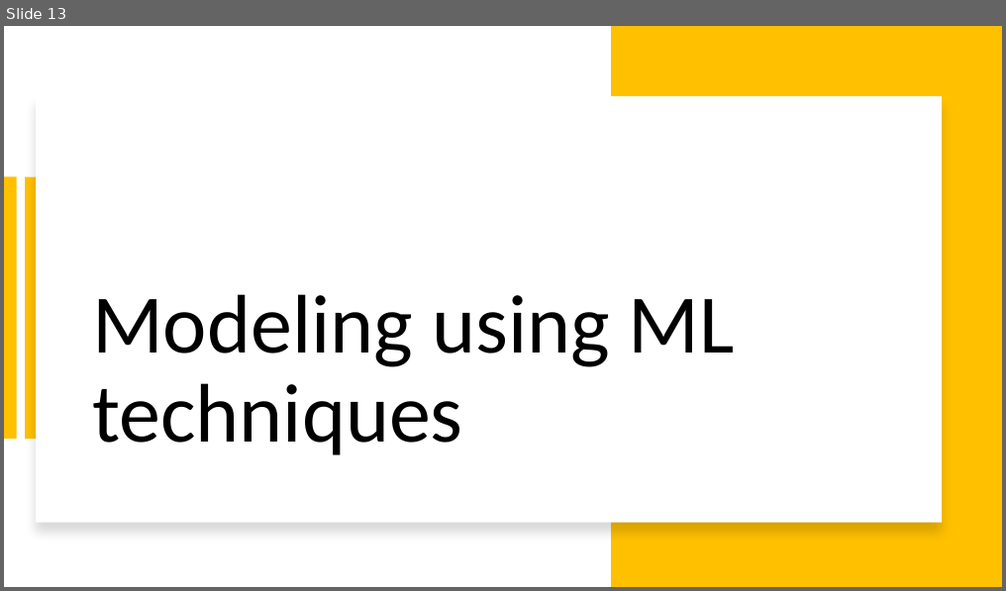
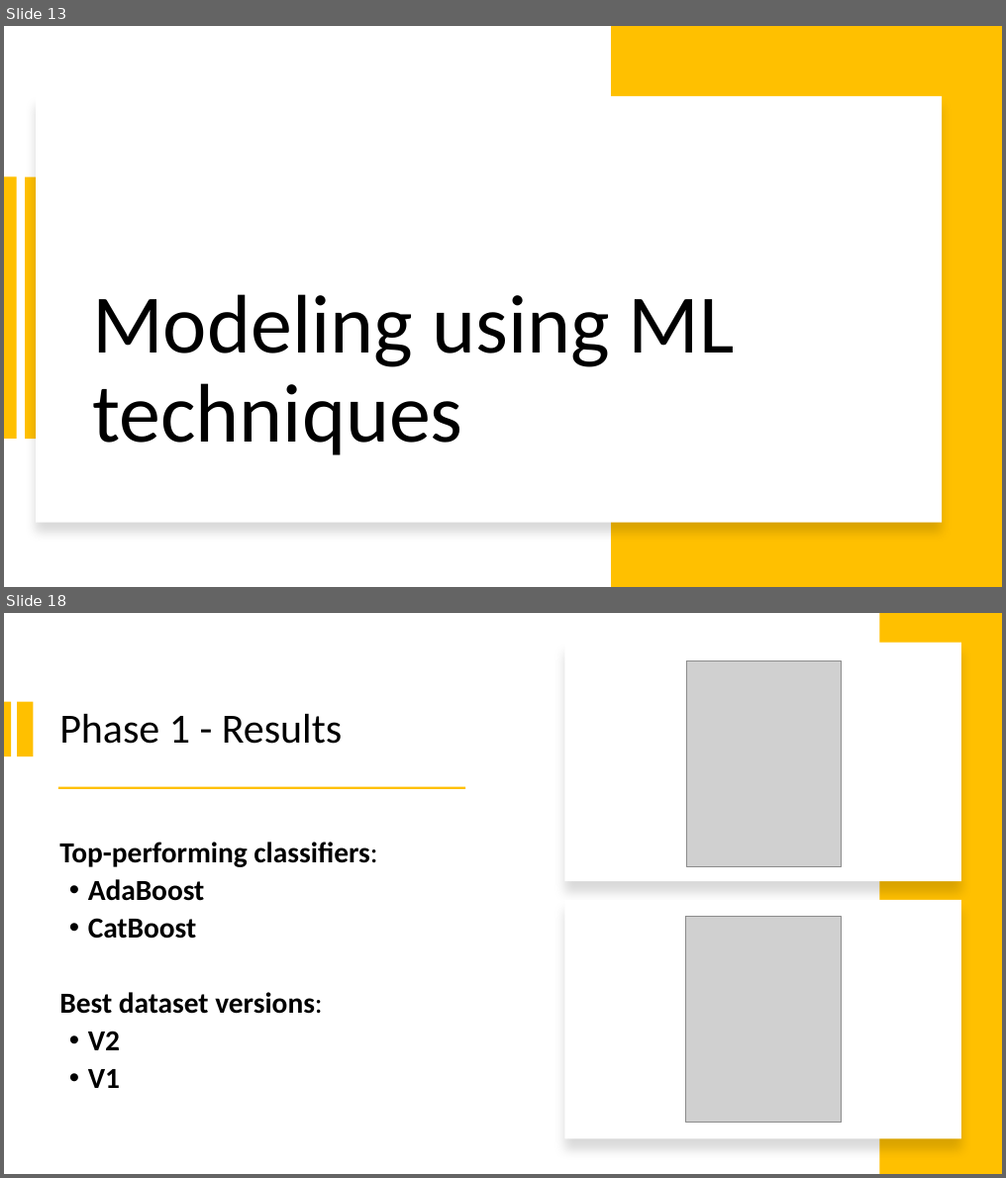
Before and after one commit to ileontios03/EPL448_Project, a slide deck: presentation.pptx. Shown one above the other, each under a label of ours: slide 13 before the commit, slides 13 and 18 after it; the slides between them are not shown. The pictures are 1006x591 and 1006x1178 pixels, drawn with LibreOffice and Linux fonts; fonts in the diff are those of the drawing; grey boxes stand for pictures. Boxes give left, top, right and bottom in pixels: in the first picture for what was removed or moved away, otherwise in the second. Text is boxed around its words. In the diff, an @@ line names an element or a change of style, - is before the commit and + after.

```diff
--- a/presentation.pptx
+++ b/presentation.pptx
@@ slide 18 added at box(4, 613, 1002, 1174), background #FFFFFF @@
@@ rectangle added at box(564, 642, 961, 881), fill #FFFFFF @@
@@ rectangle added at box(880, 613, 1002, 1174), fill #FFC000 @@
@@ picture added at box(686, 661, 842, 866) @@
@@ rectangle added at box(4, 701, 12, 757), fill #FFC000 @@
@@ rectangle added at box(17, 701, 33, 757), fill #FFC000 @@
@@ title added at box(59, 714, 342, 744), 40 pt, text #000000 @@
+Phase 1 - Results
@@ rectangle added at box(58, 786, 466, 789), fill #FFC000 @@
@@ text added at box(59, 842, 377, 1088), 28 pt, text #000000, bold @@
+Top-performing classifiers:
+• AdaBoost
+• CatBoost
+Best dataset versions:
+• V2
+• V1
@@ rectangle added at box(564, 900, 961, 1140), fill #FFFFFF @@
@@ picture added at box(686, 917, 842, 1123) @@
```
Also in this commit, not shown: 1 slide changed, 4 other slides added.
